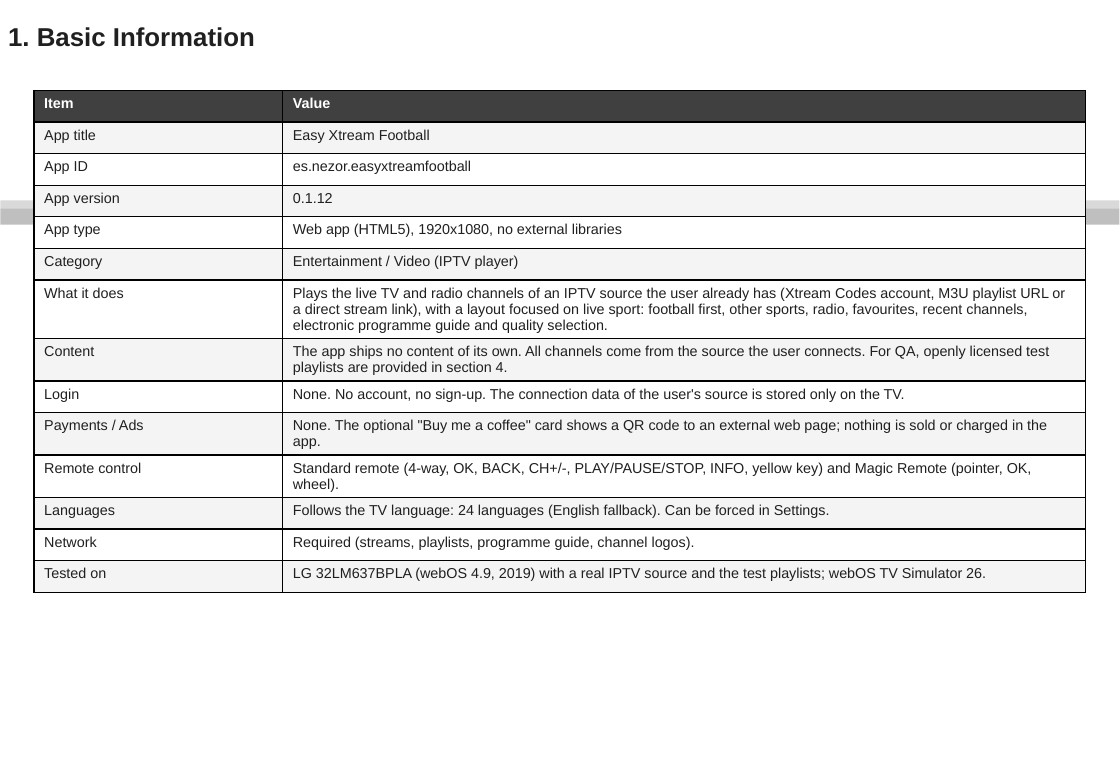
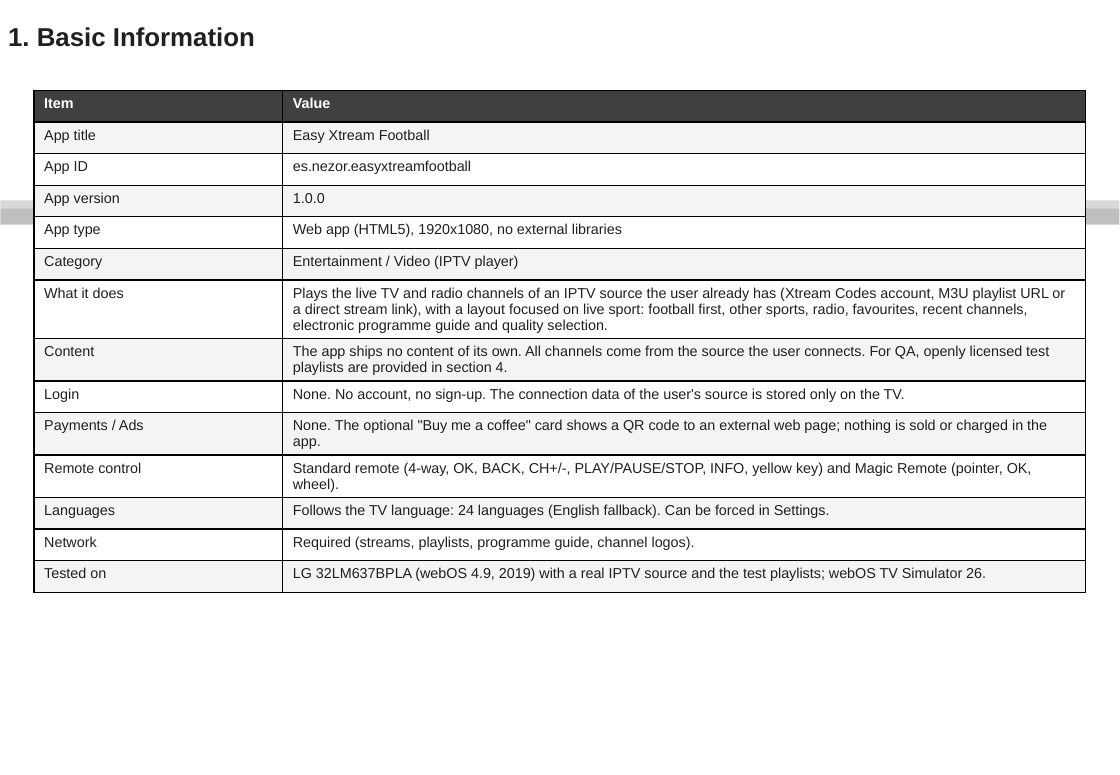
Before and after one commit to nezor11/easy-xtream-football, a slide deck: slide 3 of docs/store-assets/lg/ux_scenario_easy_xtream_football.pptx. Drawn at 1120x775 pixels with LibreOffice and Linux fonts; fonts in the diff are those of the drawing; background and template pictures are left out. Boxes give left, top, right and bottom in pixels: in the first picture for what was removed or moved away, otherwise in the second. Text is boxed around its words. In the diff, an @@ line names an element or a change of style, - is before the commit and + after.

```diff
--- a/docs/store-assets/lg/ux_scenario_easy_xtream_football.pptx
+++ b/docs/store-assets/lg/ux_scenario_easy_xtream_football.pptx
@@ table at (x1=34, y1=90, x2=1085, y2=585) @@
-row 4, column 2: 0.1.12
+row 4, column 2: 1.0.0
```
Also in this commit, not shown: 2 other slides changed, 2 other files.
